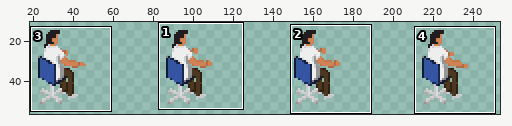
File history of a sprite sheet, resources/maps/Franta_write1.png. Above: a wide view before the commit, with the close-up outlined.
Close-up. Old version:
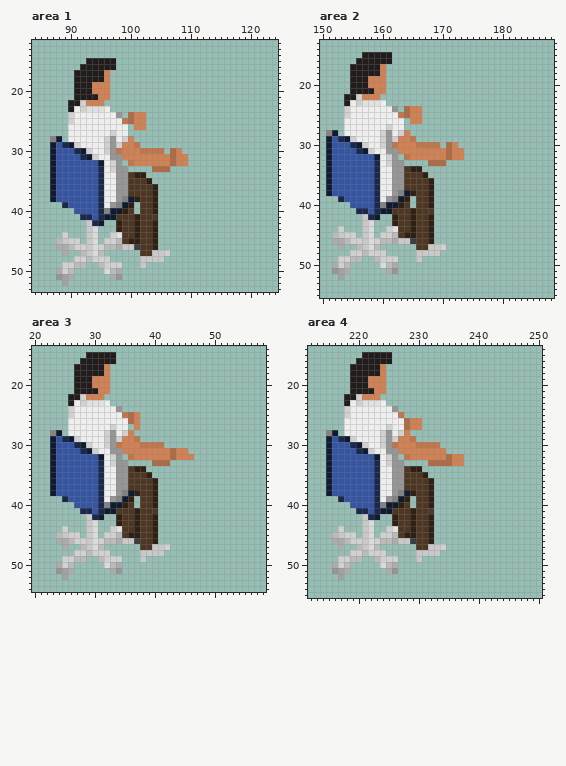
The file is 256x64 pixels. Colours within 5 levels of each other are drawn and written as one. Shown: area 1: x 84..124, y 12..53; area 2: x 150..188, y 13..55; area 3: x 20..58, y 14..54; area 4: x 212..250, y 14..55. The wide view leaves out empty margins.
New version:
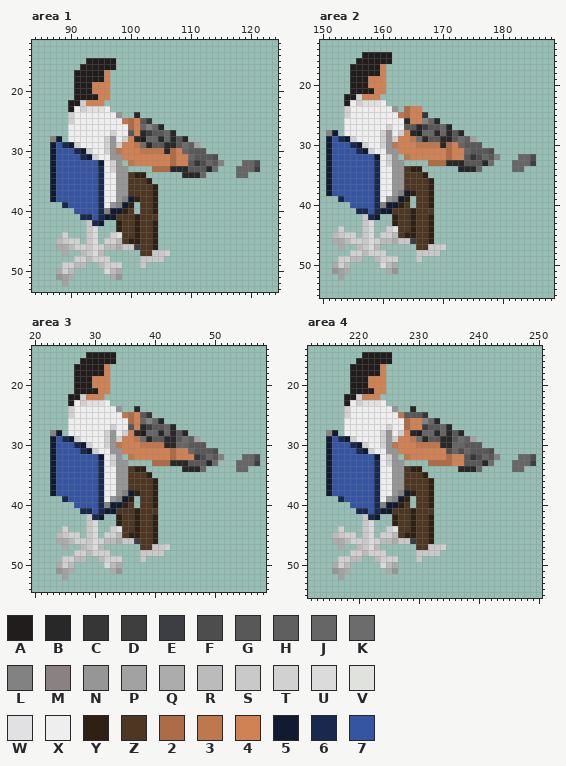
Palette (. is transparent): A #211d1c  B #282828  C #363636  D #3e3e3e  E #3d3e44  F #4d4d4d  G #585858  H #5f5f5f  J #666666  K #6c6c6c  L #828282  M #8a8182  N #969696  P #a2a2a2  Q #acacac  R #bbbbbb  S #c9c9c9  T #d1d1d1  U #dbdbdb  V #e0e2dd  W #e1e1e3  X #eeeeee  Y #2e2114  Z #4d3722  2 #ad6c45  3 #bf774d  4 #d18254  5 #101a30  6 #19294d  7 #3555a2
Diff:
--- area 1
@@ x 98..123 @@
 23 ..........................
-24 N.244.....................
-25 X3244.....................
-26 XX.44.....................
-27 XX........................
-28 XT4.......................
-29 T443......................
-30 34443333.24...............
-31 N44444444244..............
-32 N.3444444244..............
-33 NN....222.................
-34 NNZYY.....................
+24 N..B......................
+25 X324GC....................
+26 XX24JLJB..................
+27 XXG4BDGGJB................
+28 XT4BAJJBJBGB..............
+29 T443KBGGBBGKHP............
+30 34443333B24JGGG...........
+31 N44444444244JGGGF.........
+32 N.3444444244GCFJGL...JJF..
+33 NN....222BBBGGGBK...JJJE..
+34 NNZYY......BBBJ.....JJ....
 35 NNZZZY....................
--- area 2
@@ x 162..187 @@
 24 N.244.....................
-25 X3244.....................
-26 XX.44.....................
-27 XX........................
-28 XT4.......................
-29 T443......................
-30 34443333.24...............
-31 N44444444244..............
-32 N.3444444244..............
-33 NN....222.................
-34 NNZYY.....................
+25 X3244C....................
+26 XXB44LJB..................
+27 XXGGBDGGJB................
+28 XT4BAJJBJBGB..............
+29 T443KBGGBBGKHP............
+30 34443333B24JGGG...........
+31 N44444444244JGGGF.........
+32 N.3444444244GCFJGL...JJF..
+33 NN....222BBBGGGBK...JJJE..
+34 NNZYY......BBBJ.....JJ....
 35 NNZZZY....................
--- area 3
@@ x 34..58 @@
 23 .........................
-24 N........................
-25 X324.....................
-26 XX24.....................
-27 XX.4.....................
-28 XT4......................
-29 T443.....................
-30 34443333.................
-31 N44444444244.............
-32 N.34444442444............
-33 NN....222................
-34 NNZYY....................
+24 N..B.....................
+25 X324GC...................
+26 XX24JLJB.................
+27 XXG4BDGGJB...............
+28 XT4BAJJBJBGB.............
+29 T443KBGGBBGKHP...........
+30 34443333BBJJGGG..........
+31 N44444444244JGGGF........
+32 N.34444442444CFJGL...JJF.
+33 NN....222BBBGGGBK...JJJE.
+34 NNZYY......BBBJ.....JJ...
 35 NNZZZY...................
--- area 4
@@ x 226..250 @@
 23 .........................
-24 N........................
-25 X3.......................
-26 XX244....................
-27 XX244....................
-28 XT4......................
-29 T443.....................
-30 34443333.................
-31 N44444444................
-32 N.3444444244.............
-33 NN....222244.............
-34 NNZYY....................
+24 N..B.....................
+25 X3GGGC...................
+26 XX244LJB.................
+27 XX244DGGJB...............
+28 XT4BAJJBJBGB.............
+29 T443KBGGBBGKHP...........
+30 34443333BBJJGGG..........
+31 N44444444FJFJGGGF........
+32 N.3444444244GCFJGL...JJF.
+33 NN....222244GGGBK...JJJE.
+34 NNZYY......BBBJ.....JJ...
 35 NNZZZY...................
Where, in picture pixels (left, top, right, bottom), the same in both close-ups:
changed: (128, 112, 260, 178)
added: (404, 112, 536, 172)
added: (128, 406, 260, 472)
added: (404, 406, 536, 472)
